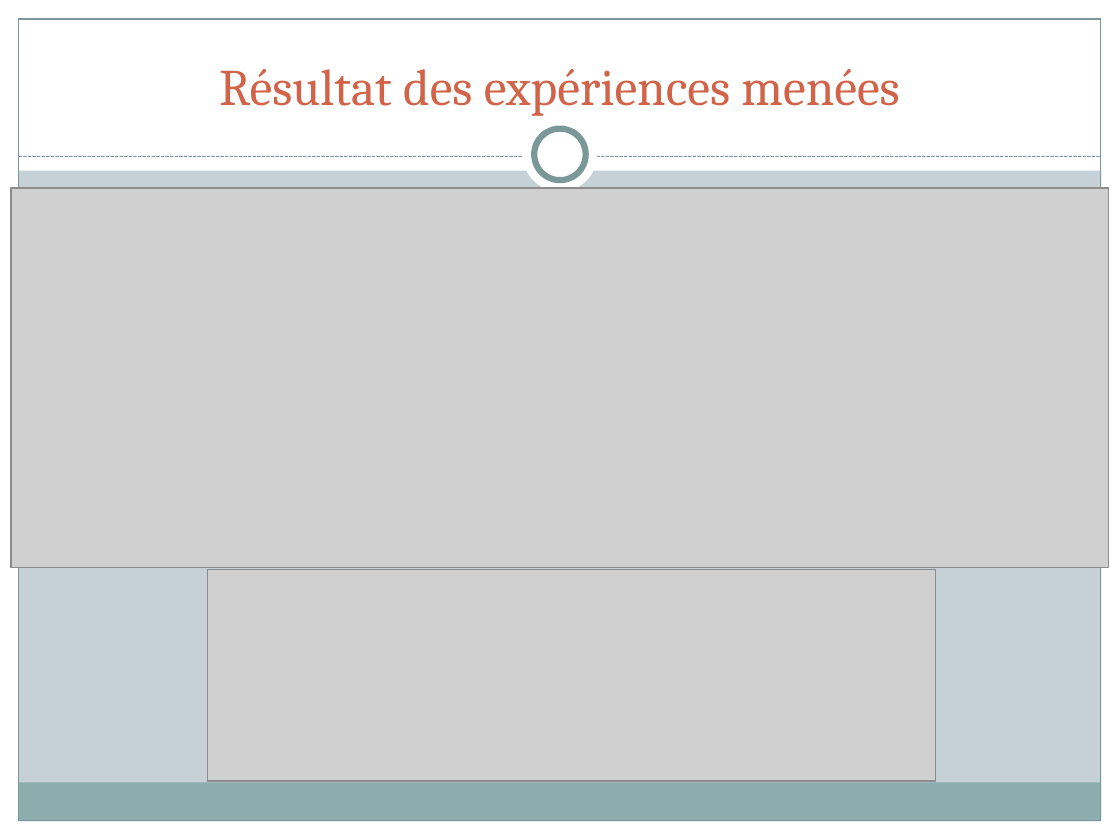
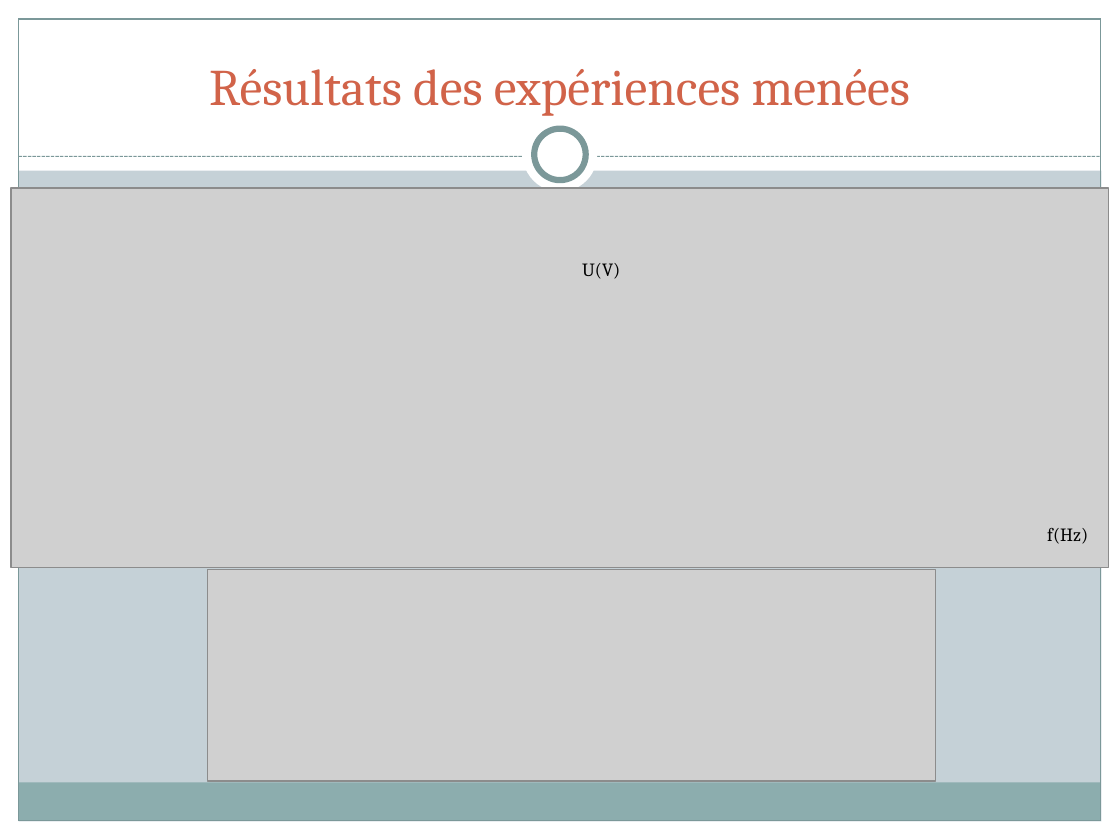
Before and after one commit to Dassoncity/SmartPatate, a slide deck: slide 2 of Projet Smart Patate.pptx. Drawn at 1120x840 pixels with LibreOffice and Linux fonts; fonts in the diff are those of the drawing; grey boxes stand for pictures. Boxes give left, top, right and bottom in pixels: in the first picture for what was removed or moved away, otherwise in the second. Text is boxed around its words. In the diff, an @@ line names an element or a change of style, - is before the commit and + after.

Commit message:
PPT

```diff
--- a/Projet Smart Patate.pptx
+++ b/Projet Smart Patate.pptx
@@ title at box(209, 69, 910, 116): text changed @@
-Résultat des expériences menées
+Résultats des expériences menées
@@ text added at box(582, 263, 620, 279), 12 pt, text #000000 @@
+U(V)
@@ text added at box(1047, 528, 1088, 544), 12 pt, text #000000 @@
+f(Hz)
```
Also in this commit, not shown: 2 other slides changed, 1 slide added.
